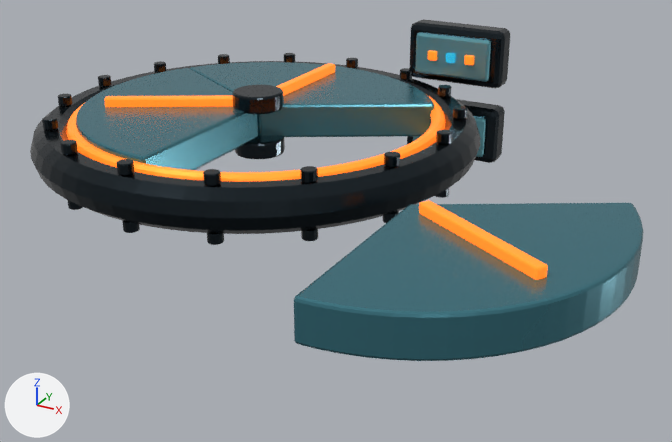
Renders of the glTF model output/vertical_access_hatches/glb/08_round_sliding_tripartite.glb from each side of a commit.
Before and after are seen from a 50 mm lens placed at (1.291, -1.933, 0.734), pointed at (0.306, -0.141, -0.162). Every picture has the same lights, and +X, +Y and +Z are marked at lower left. The first picture is the older version. Both versions are drawn at frame 60 of the action 'open_08_round_sliding_tripartite_panel_1'; the numbers are the values there.

Objects in the first picture: 'Control_Bottom_Housing', 'Control_Top_Face', 'Control_Top_Housing', 'Inner_Pressure_Seal_Top', 'Outer_Reinforced_Rim', 'Tripartite_Central_Lock.001', 'Tripartite_Central_Lock_Bottom.001', 'Tripartite_Top_Accent_Rib_1.001', 'Tripartite_Top_Accent_Rib_3.001', 'Tripartite_circle_Panel_1', 'Tripartite_circle_Panel_2', 'Tripartite_circle_Panel_3' and 27 more.
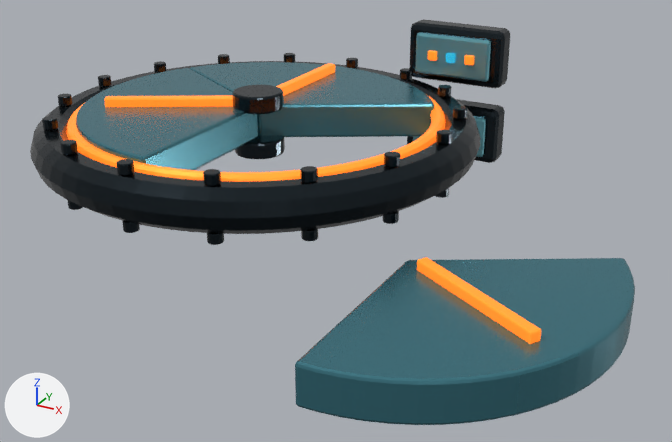
ob_radial_sliding_panel_1_001 is not drawn itself; it is the parent of ob_tripartite_bottom_accent_rib_1_001, ob_tripartite_circle_panel_1, ob_tripartite_top_accent_rib_1_001.

Where the change shows, as pixel boxes [x1, y1, x2, y2] in the pictures (672 x 442 px):
'Tripartite_circle_Panel_1', moved
    before: [294, 203, 643, 361]
    after: [295, 258, 635, 425]
'Tripartite_Top_Accent_Rib_1.001', moved
    before: [419, 200, 548, 280]
    after: [417, 257, 541, 344]

What changed in the scene script:
```text
Change ob_radial_sliding_panel_1_001:
    ob_radial_sliding_panel_1_001.location: (0.58, -0.335, -0.035) -> (0.58, -0.335, -0.16)
```
